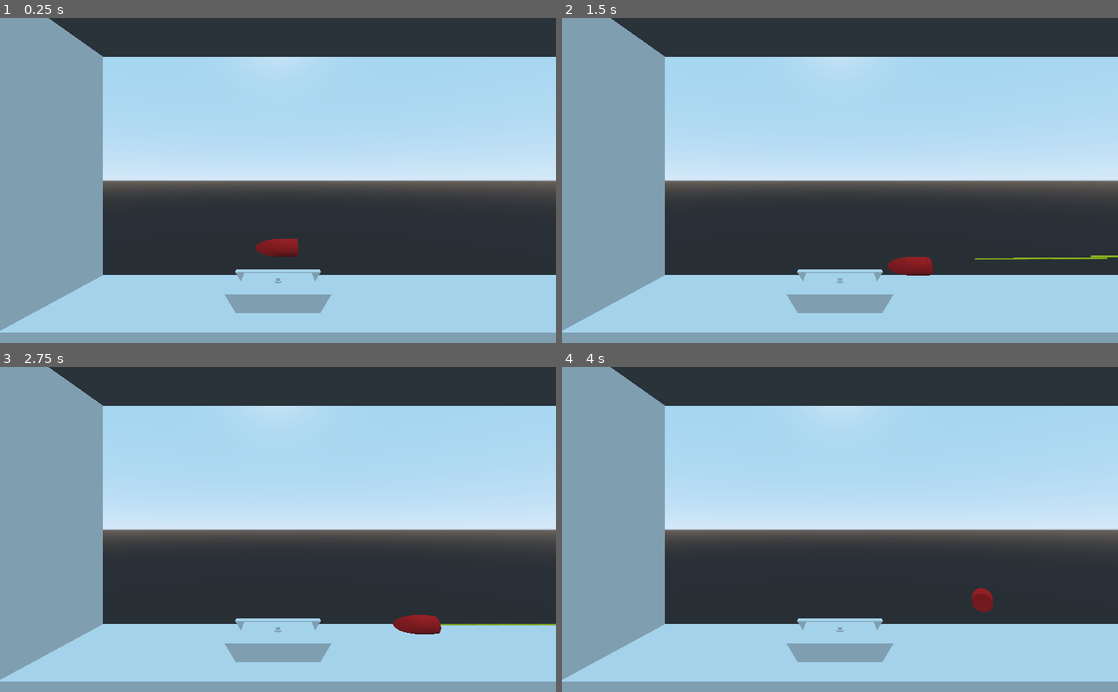
Above: before the commit, frames 1-4 (two rows, left to right).
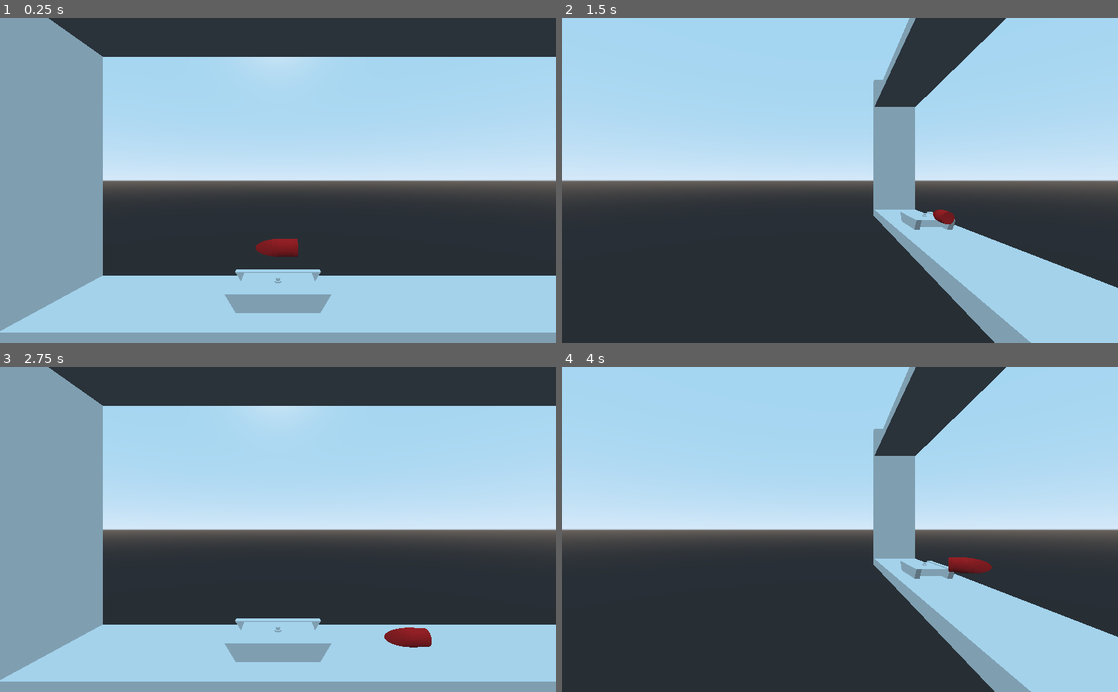
Above: after the commit, the same moments.

Repository: Dracks/the-last-mission-3d-clone
Game: Godot game, scene res://Base.tscn
Same seed, same stepped clock (60 frames per second), same inputs: the game is played once before the commit and once after it.
Inputs:
- Up to frame 1 (0.25 s): no input
- Up to frame 2 (1.5 s): tap Enter (ui_select, bound only after the commit) at 0.5, 0.77, 0.8, 1.07, 1.35 s; hold Right (ui_right) 0.53-1.28 s; hold Space (ui_select, bound only before the commit) 0.53-1.28 s; hold Down (ui_down) from 1.28 s (still down)
- Up to frame 3 (2.75 s): tap Enter (ui_select, bound only after the commit) at 1.52, 1.82, 2.3 s; tap Space (ui_select, bound only before the commit) at 1.55 s; release Down (ui_down) at 2.03 s; hold Right (ui_right) from 2.03 s (still down); hold Space (ui_select, bound only before the commit) from 2.03 s (still down)
- Up to frame 4 (4 s): release Right (ui_right) at 2.78 s; release Space (ui_select, bound only before the commit) at 2.78 s; hold Up (ui_up) 2.78-3.53 s; tap Space (ui_select, bound only before the commit) at 2.85 s; tap Enter (ui_select, bound only after the commit) at 3.02, 3.32 s; hold Left (ui_left) from 3.53 s (still down); hold Enter (ui_select, bound only after the commit) from 3.53 s (still down)

The runs differ from the first frame. In frame 1, 0.2% of the frame differs, in the area x 0-100%, y 0-97%; in frame 2, 48%, in the area x 0-100%, y 0-100%; in frame 3, 1.0%; in frame 4, 48%.

Commit message:
fixing physics

Diff:
--- a/godot/Base.tscn
+++ b/godot/Base.tscn
@@ -1,19 +1,18 @@
 [gd_scene load_steps=5 format=2]
 
-[ext_resource path="res://tank/turret.tscn" type="PackedScene" id=1]
+[ext_resource path="res://tank/head.tscn" type="PackedScene" id=1]
 [ext_resource path="res://base.gd" type="Script" id=2]
-[ext_resource path="res://tank/base.tscn" type="PackedScene" id=3]
+[ext_resource path="res://tank/body.tscn" type="PackedScene" id=3]
 [ext_resource path="res://levels/debug.tscn" type="PackedScene" id=4]
 
 [node name="World" type="Spatial"]
 script = ExtResource( 2 )
 
-[node name="Turret" parent="." instance=ExtResource( 1 )]
+[node name="Head" parent="." instance=ExtResource( 1 )]
 transform = Transform( 1, 0, 0, 0, 1, 0, 0, 0, 1, 0, 9, 0 )
-collision_layer = 31
 collision_mask = 31
 
-[node name="Base" parent="." instance=ExtResource( 3 )]
+[node name="Body" parent="." instance=ExtResource( 3 )]
 transform = Transform( 1, 0, 0, 0, 1, 0, 0, 0, 1, 0, 2, 0 )
 
 [node name="Camera" type="Camera" parent="."]
@@ -24,5 +23,6 @@
 transform = Transform( -4.37114e-08, 0, 1, 0, 1, 0, -1, 0, -4.37114e-08, 43.932, 9.49482, 16.021 )
 
 [node name="Map" parent="." instance=ExtResource( 4 )]
+transform = Transform( 1, 0, 0, 0, 1, 0, 0, 0, 1, 1.90735e-06, -0.0232773, -0.000469208 )
 
-[connection signal="shot" from="Turret" to="." method="_on_Turret_shot"]
+[connection signal="shot" from="Head" to="." method="_on_Head_shot"]
--- a/godot/base.gd
+++ b/godot/base.gd
@@ -4,14 +4,21 @@
 
 export var camera_diff : float = 55
 
-func _on_Turret_shot(bullet: PackedScene, translation: Vector3, looking_right:bool):
-	var new_bullet : KinematicBody = bullet.instance()
-	add_child(new_bullet)
-	new_bullet.looking_right = looking_right
-	new_bullet.set_translation(to_local(translation))
+func _input(event):
+	if event.is_action_pressed("ui_select"):
+		if event.is_pressed():
+			$Camera2.current = not $Camera2.current
 
 func next():
 	$Camera.translate(Vector3(camera_diff, 0, 0))
 
 func prev():
 	$Camera.translate(Vector3(-camera_diff, 0 ,0))
+
+
+
+func _on_Head_shot(bullet: PackedScene, translation: Vector3, looking_right:bool):
+	var new_bullet : KinematicBody = bullet.instance()
+	add_child(new_bullet)
+	new_bullet.looking_right = looking_right
+	new_bullet.set_translation(to_local(translation))
--- /dev/null
+++ b/godot/debug/ball-test.gd
@@ -0,0 +1,10 @@
+extends KinematicBody
+
+
+# Declare member variables here. Examples:
+# var a = 2
+# var b = "text"
+
+
+func _process(delta):
+	move_and_collide(Vector3.DOWN*delta*5)
--- /dev/null
+++ b/godot/debug/ball-test.tscn
@@ -0,0 +1,14 @@
+[gd_scene load_steps=3 format=2]
+
+[ext_resource path="res://debug/ball-test.gd" type="Script" id=1]
+
+[sub_resource type="SphereShape" id=1]
+
+[node name="ball-test" type="KinematicBody"]
+transform = Transform( 1, 0, -1.74533e-05, 0, 1, 0, 1.74533e-05, 0, 1, 10, 20, 0 )
+script = ExtResource( 1 )
+
+[node name="CollisionShape" type="CollisionShape" parent="."]
+shape = SubResource( 1 )
+
+[node name="CSGSphere" type="CSGSphere" parent="CollisionShape"]
--- a/godot/levels/tools/door-root.gd
+++ /dev/null
@@ -1,17 +0,0 @@
-extends Spatial
-
-
-signal go_to_next
-signal go_to_previous
-
-func _ready():
-	$Next.connect("next", self, "next")
-	$Prev.connect("next", self, "prev")
-	$Prev.other = $Next
-	$Next.other = $Prev
-
-func next():
-	emit_signal("go_to_next")
-
-func prev():
-	emit_signal("go_to_previous")
--- a/godot/levels/tools/door.gd
+++ /dev/null
@@ -1,23 +0,0 @@
-extends Area
-
-class_name DoorComponent
-
-signal next
-
-var inside : bool = false
-var other: DoorComponent;
-
-func _ready():
-	connect("body_entered", self, "on_body_entered")
-	connect("body_exited", self, "on_body_leaved")
-
-func on_body_entered(body):
-	print("in:", body)
-	inside = true
-
-
-func on_body_leaved(body):
-	print("out:", body)
-	inside = false
-	if other and not other.inside:
-		emit_signal("next")
--- a/godot/levels/tools/door.tscn
+++ /dev/null
@@ -1,26 +0,0 @@
-[gd_scene load_steps=4 format=2]
-
-[ext_resource path="res://levels/tools/door.gd" type="Script" id=1]
-[ext_resource path="res://levels/tools/door-root.gd" type="Script" id=2]
-
-[sub_resource type="BoxShape" id=1]
-
-[node name="Door" type="Spatial"]
-transform = Transform( 1, 0, 0, 0, 1, 0, 0, 0, 5, 0, 0, 0 )
-script = ExtResource( 2 )
-
-[node name="Prev" type="Area" parent="."]
-collision_layer = 0
-script = ExtResource( 1 )
-
-[node name="CollisionShape" type="CollisionShape" parent="Prev"]
-transform = Transform( 2, 0, 0, 0, 1, 0, 0, 0, 6, -1.5, 0, 0 )
-shape = SubResource( 1 )
-
-[node name="Next" type="Area" parent="."]
-collision_layer = 0
-script = ExtResource( 1 )
-
-[node name="CollisionShape" type="CollisionShape" parent="Next"]
-transform = Transform( 2, 0, 0, 0, 1, 0, 0, 0, 6, 1.5, 0, 0 )
-shape = SubResource( 1 )
--- a/godot/project.godot
+++ b/godot/project.godot
@@ -9,11 +9,6 @@
 config_version=4
 
 _global_script_classes=[ {
-"base": "Area",
-"class": "DoorComponent",
-"language": "GDScript",
-"path": "res://levels/tools/door.gd"
-}, {
 "base": "Spatial",
 "class": "Gun",
 "language": "GDScript",
@@ -27,10 +22,9 @@
 "base": "KinematicBody",
 "class": "Turret",
 "language": "GDScript",
-"path": "res://tank/turret.gd"
+"path": "res://tank/head.gd"
 } ]
 _global_script_class_icons={
-"DoorComponent": "",
 "Gun": "",
 "LastMissionWorld": "",
 "Turret": ""
@@ -44,6 +38,12 @@
 
 [input]
 
+ui_select={
+"deadzone": 0.5,
+"events": [ Object(InputEventKey,"resource_local_to_scene":false,"resource_name":"","device":0,"alt":false,"shift":false,"control":false,"meta":false,"command":false,"pressed":false,"scancode":16777221,"unicode":0,"echo":false,"script":null)
+, Object(InputEventJoypadButton,"resource_local_to_scene":false,"resource_name":"","device":0,"button_index":3,"pressure":0.0,"pressed":false,"script":null)
+ ]
+}
 ui_shot={
 "deadzone": 0.5,
 "events": [ Object(InputEventKey,"resource_local_to_scene":false,"resource_name":"","device":0,"alt":false,"shift":false,"control":false,"meta":false,"command":false,"pressed":false,"scancode":32,"unicode":0,"echo":false,"script":null)
@@ -53,8 +53,8 @@
 
 [layer_names]
 
-3d_physics/layer_1="turret"
-3d_physics/layer_2="base-position"
+3d_physics/layer_1="head"
+3d_physics/layer_2="body"
 3d_physics/layer_3="walls"
 3d_physics/layer_4="door"
 3d_physics/layer_5="bullets"
--- a/godot/tank/base.tscn
+++ b/godot/tank/body.tscn
@@ -1,7 +1,7 @@
 [gd_scene load_steps=5 format=2]
 
-[ext_resource path="res://tank/tank.tres" type="ArrayMesh" id=1]
-[ext_resource path="res://tank/base.gd" type="Script" id=2]
+[ext_resource path="res://tank/body.tres" type="ArrayMesh" id=1]
+[ext_resource path="res://tank/body.gd" type="Script" id=2]
 
 [sub_resource type="BoxShape" id=1]
 extents = Vector3( 6, 0.9, 3.3 )
--- a/godot/tank/bullet.gd
+++ b/godot/tank/bullet.gd
@@ -14,11 +14,13 @@
 
 
 # Called every frame. 'delta' is the elapsed time since the previous frame.
-func _process(delta):
+func _physics_process(delta):
 	var advance = speed * delta
 	var collision = move_and_collide(Vector3.RIGHT*advance)
 	distance += advance
 	if collision:
+		var debug = range(0,6)
+
 		if collision.collider.has_method('damage'):
 			collision.collider.damage()
 		get_parent().remove_child(self)
--- a/godot/tank/bullet.tscn
+++ b/godot/tank/bullet.tscn
@@ -11,8 +11,8 @@
 
 [node name="Bullet" type="KinematicBody"]
 input_ray_pickable = false
-collision_layer = 1024
-collision_mask = 30720
+collision_layer = 16
+collision_mask = 38
 script = ExtResource( 1 )
 
 [node name="CollisionShape" type="CollisionShape" parent="."]
--- a/godot/tank/turret.gd
+++ b/godot/tank/head.gd
@@ -1,6 +1,6 @@
 extends KinematicBody
 
-signal shot(bullet, translation, point_at)
+signal shot(bullet, translation, looking_right)
 
 class_name Turret
 
@@ -37,7 +37,7 @@
 	left = check(event, 'ui_left', left)
 	right = check(event, 'ui_right', right)
 
-func _process(delta: float):
+func _physics_process(delta: float):
 	if up or down:
 		if up and not down:
 			move_and_collide(up_direction*delta)
@@ -45,10 +45,9 @@
 			move_and_collide(-2*delta*up_direction)
 		else:
 			move_and_collide(-delta*up_direction)
-			pass
 	else:
 		move_and_collide(-delta*up_direction)
-		pass
+
 
 	if left or right:
 		if left and not right:
--- a/godot/tank/turret.tscn
+++ b/godot/tank/head.tscn
@@ -1,18 +1,18 @@
 [gd_scene load_steps=7 format=2]
 
-[ext_resource path="res://tank/turret.gd" type="Script" id=1]
+[ext_resource path="res://tank/head.gd" type="Script" id=1]
 [ext_resource path="res://tank/bullet.tscn" type="PackedScene" id=2]
 [ext_resource path="res://tank/gun.gd" type="Script" id=3]
-[ext_resource path="res://tank/turret.tres" type="ArrayMesh" id=4]
+[ext_resource path="res://tank/head.tres" type="ArrayMesh" id=4]
 
-[sub_resource type="SphereShape" id=1]
-radius = 0.8
+[sub_resource type="BoxShape" id=1]
+extents = Vector3( 0.778312, 1, 1 )
 
 [sub_resource type="SpatialMaterial" id=2]
 albedo_color = Color( 0.898039, 0.12549, 0.12549, 1 )
 
-[node name="Turret" type="KinematicBody"]
-collision_mask = 8
+[node name="Head" type="KinematicBody"]
+collision_mask = 32
 script = ExtResource( 1 )
 
 [node name="CollisionShape" type="CollisionShape" parent="."]
@@ -28,8 +28,3 @@
 transform = Transform( -4.37114e-08, -1, 0, 1, -4.37114e-08, 0, 0, 0, 1, 3, -1.19209e-07, 0 )
 script = ExtResource( 3 )
 bullet = ExtResource( 2 )
-
-[node name="CSGSphere" type="CSGSphere" parent="Gun"]
-transform = Transform( -4.37114e-08, 1, 0, -1, -4.37114e-08, 0, 0, 0, 1, 7.6147e-08, -0.985144, 0 )
-layers = 0
-radius = 0.565654
Renamed: godot/tank/base.gd -> godot/tank/body.gd
Renamed: godot/tank/tank.tres -> godot/tank/body.tres
Renamed: godot/tank/turret.tres -> godot/tank/head.tres
